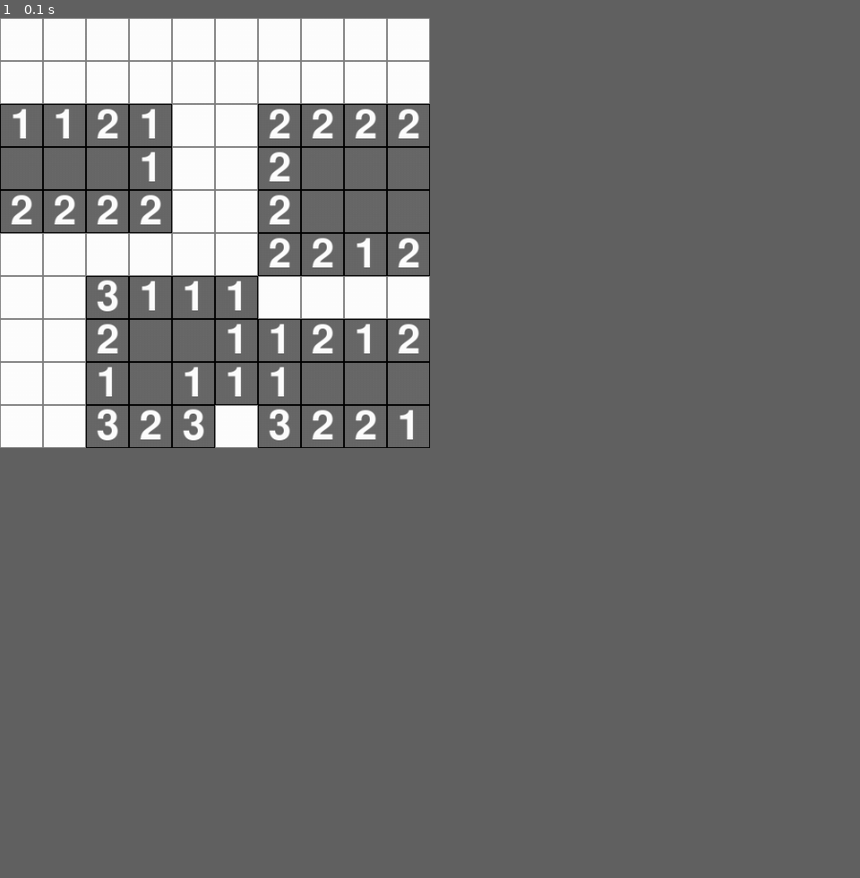
Above: before the commit, frame 1.
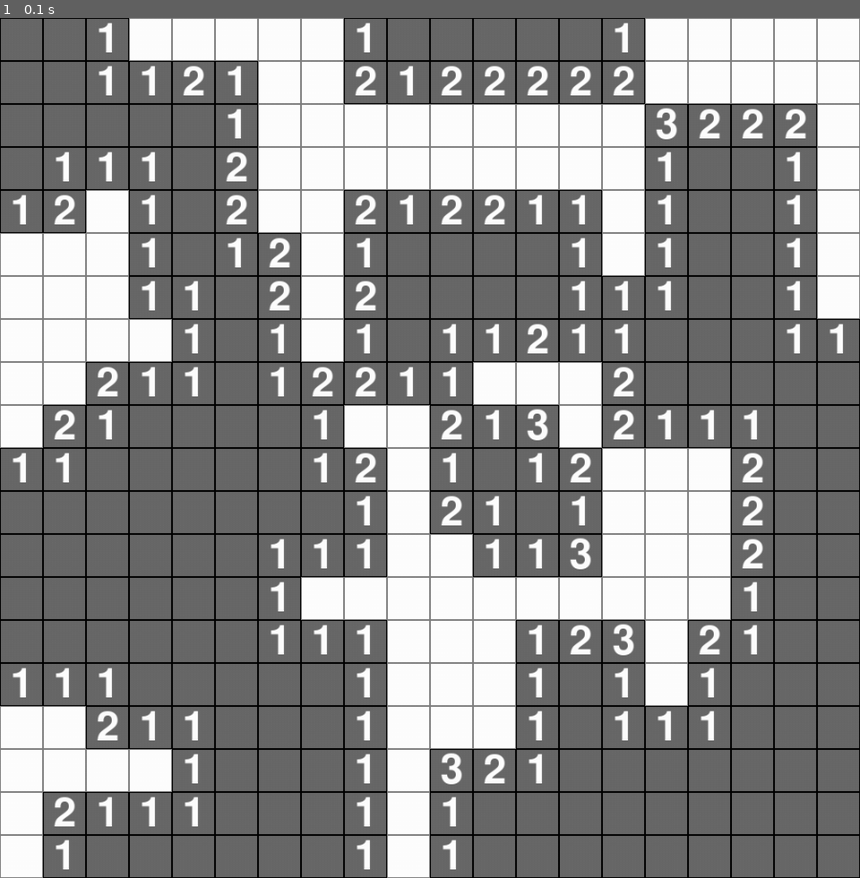
Above: after the commit, the same moment.

Repository: norbik2004/pygame_saper
Game: pygame game, started from main.py
The game is run twice, just before and just after one commit, with the same random seed, the same clock (stepped at 60 frames per second) and the same inputs.
Inputs:
- Up to frame 1 (0.1 s): no input
In our replay, the window is 450x450 before the commit and 900x900 after it. These sizes can differ from the game's own. Grey fills any space a smaller window leaves; there, only what the larger window draws over its background counts as a difference.

The runs differ from the first frame. In frame 1, 39% of the frame differs, in the area x 0-100%, y 0-100%.

Commit message:
only win conditions need to be added

Diff:
--- a/main.py
+++ b/main.py
@@ -3,8 +3,12 @@
 
 pygame.init()
 
-WIDTH, HEIGHT = 500, 500
+# Change these variables to increase game field, remember that width and height has to be dividable by 50
+WIDTH, HEIGHT = 1000, 1000
+MINES_AMOUNT = 50
 UNIT_SIZE = 50
+
+
 RUNNING = True
 font = pygame.font.Font(None, 70)
 win = pygame.display.set_mode((WIDTH, HEIGHT))
@@ -53,8 +57,8 @@
 
 
 def generate_mines():
-    all_coordinates = [(x, y) for x in range(11) for y in range(11)]
-    mine_list = random.sample(all_coordinates, 25)
+    all_coordinates = [(x, y) for x in range(WIDTH // UNIT_SIZE) for y in range(HEIGHT // UNIT_SIZE)]
+    mine_list = random.sample(all_coordinates, MINES_AMOUNT)
     return mine_list
 
 
@@ -96,7 +100,6 @@
                                         (y_cords) * UNIT_SIZE + UNIT_SIZE // 2 - text_surface.get_height() // 2))
 
 
-
 def check_if_clicked_mine(mines, score_tab):
     x, y = get_mouse_position()
     draw_tile(x, y)
@@ -111,6 +114,7 @@
             win.blit(MINE_IMG, (x * UNIT_SIZE, y * UNIT_SIZE))
             return False
     return True
+
 
 MINES = generate_mines()
 SCORE_TAB = get_those_numbers(MINES)
@@ -127,6 +131,4 @@
             if event.button == 3:
                 draw_flag(FLAG_LIST)
     pygame.display.flip()
-
-
 pygame.quit()
